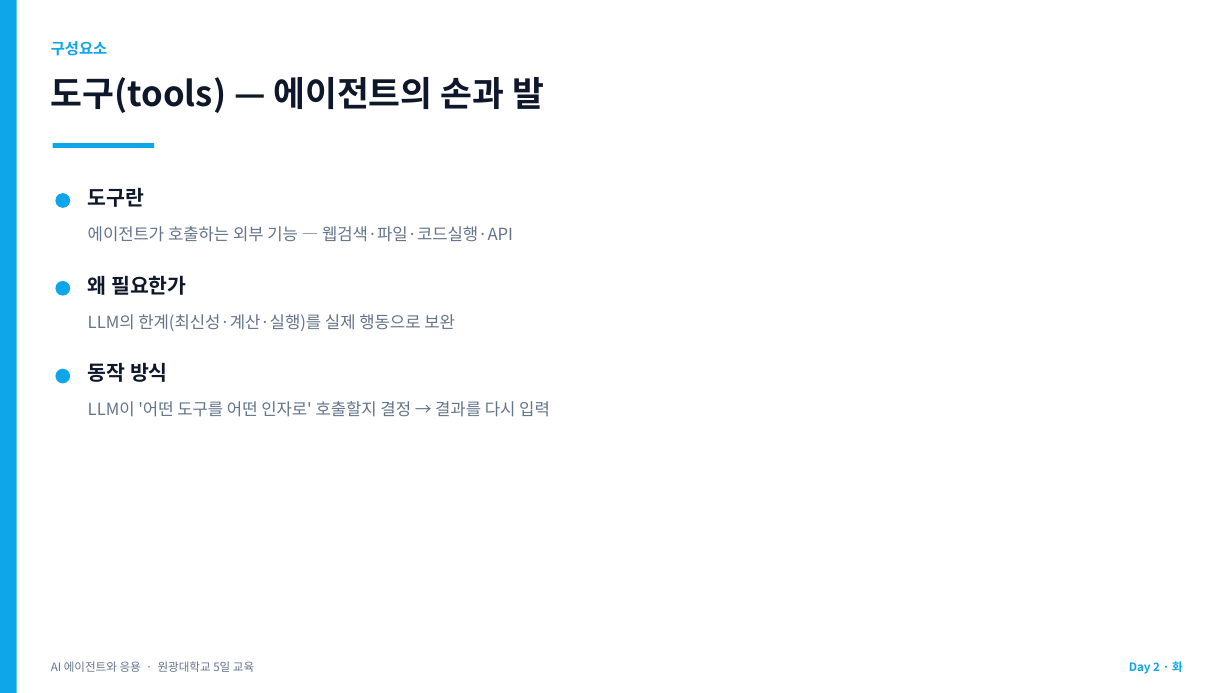
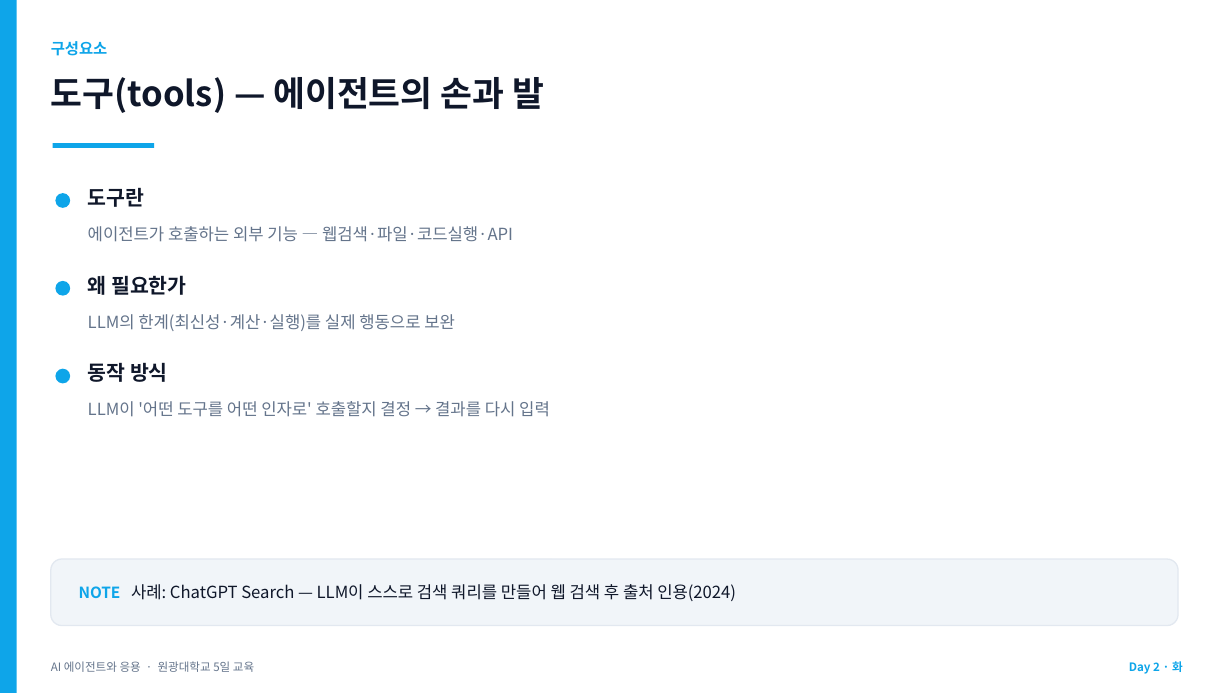
Before and after one commit to jyshin-22/wku-ai-agent-program, a slide deck: slide 10 of slides/day2.pptx. Drawn at 1232x693 pixels with LibreOffice and Linux fonts; fonts in the diff are those of the drawing. Boxes give left, top, right and bottom in pixels: in the first picture for what was removed or moved away, otherwise in the second. Text is boxed around its words. In the diff, an @@ line names an element or a change of style, - is before the commit and + after.

```diff
--- a/slides/day2.pptx
+++ b/slides/day2.pptx
@@ rounded rectangle added at bbox=[51, 559, 1178, 626], fill #F1F5F9, outline #E2E8F0 1 pt @@
@@ text added at bbox=[79, 584, 736, 601], 13 pt, text #0F172A @@
+NOTE 사례: ChatGPT Search — LLM이 스스로 검색 쿼리를 만들어 웹 검색 후 출처 인용(2024)
```
Also in this commit, not shown: 6 other slides changed, 1 slide added, 10 other files.
